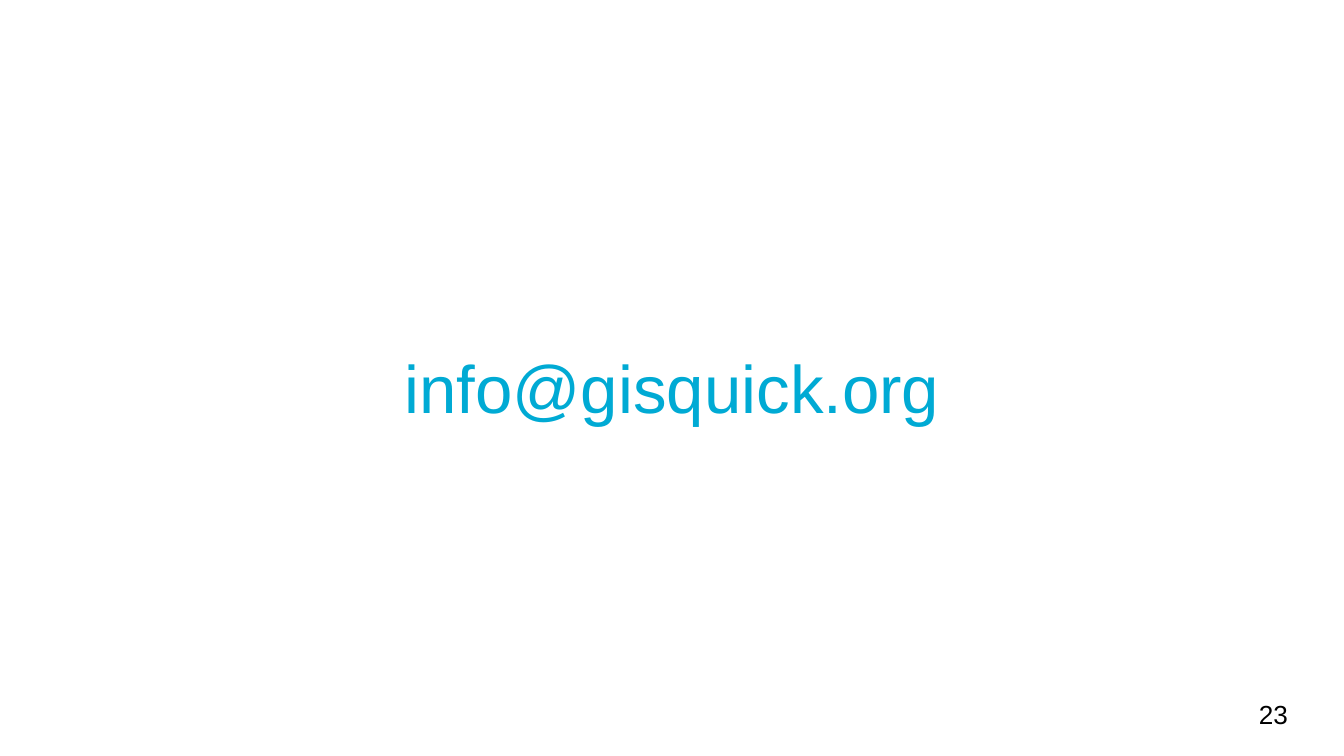
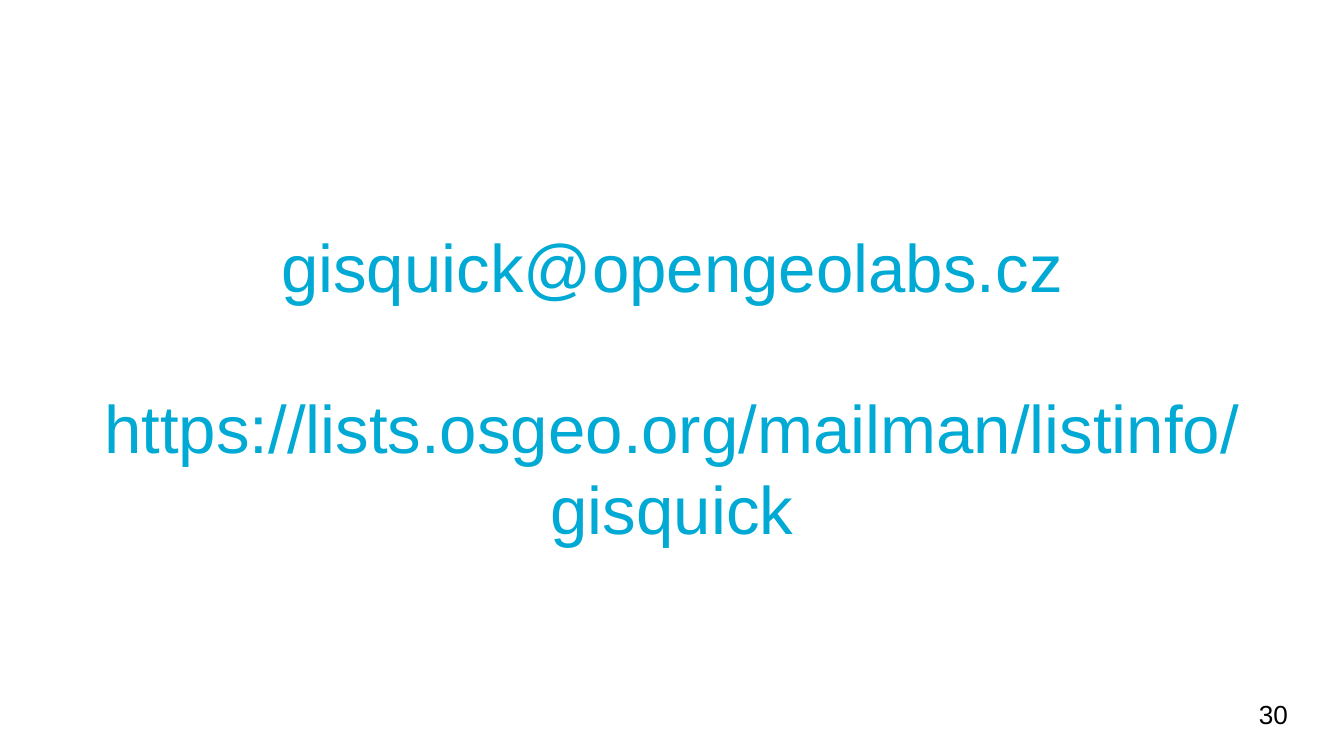
Before and after one commit to gisquick/gisquick-doc, a slide deck: slide 30 of presentations/lets-share-gis-much-quicker.odp (slide 23 before the commit). Drawn at 1344x756 pixels with LibreOffice and Linux fonts; fonts in the diff are those of the drawing. Boxes give left, top, right and bottom in pixels: in the first picture for what was removed or moved away, otherwise in the second. Text is boxed around its words. In the diff, an @@ line names an element or a change of style, - is before the commit and + after.

```diff
--- a/presentations/lets-share-gis-much-quicker.odp
+++ b/presentations/lets-share-gis-much-quicker.odp
@@ title at (x1=104, y1=243, x2=1238, y2=546): text changed @@
-info@gisquick.org
+gisquick@opengeolabs.cz
+https://lists.osgeo.org/mailman/listinfo/gisquick
@@ page number at (x1=1259, y1=705, x2=1288, y2=725): text changed @@
-23
+30
```
Also in this commit, not shown: 7 other slides changed, 7 slides added.
